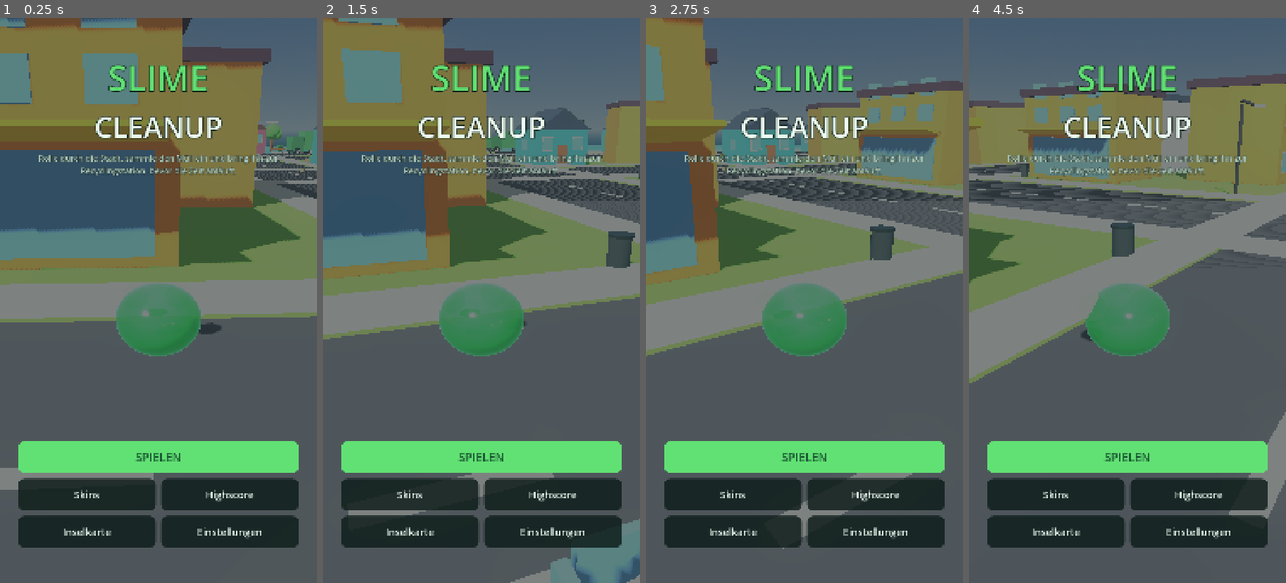
Above: before the commit, frames 1-4 (left to right).
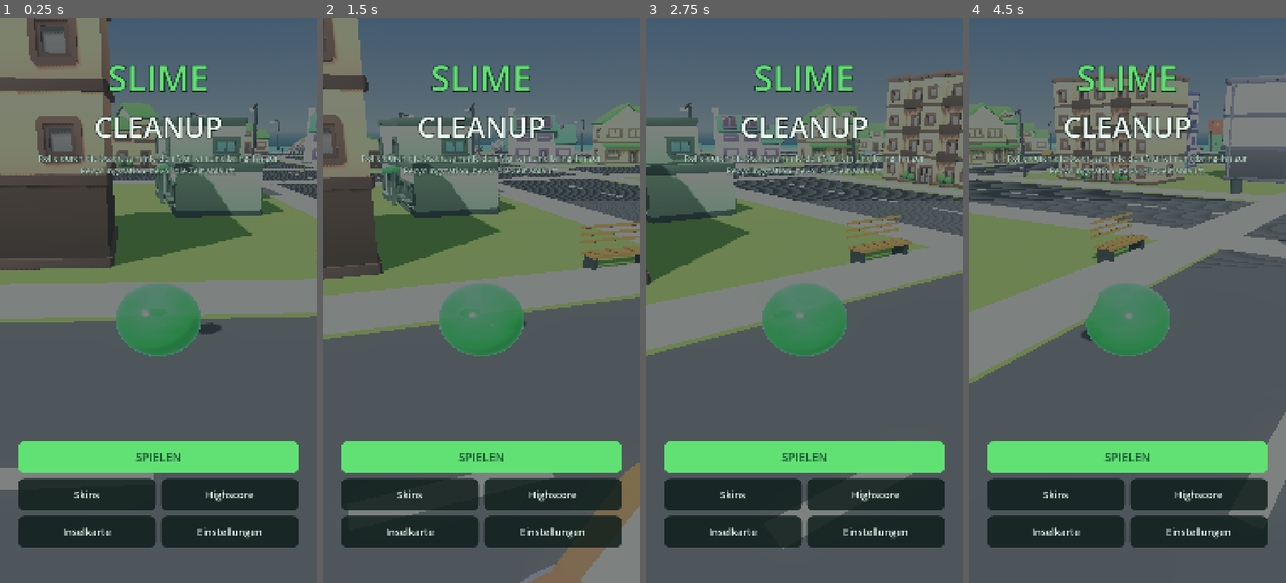
Above: after the commit, the same moments.

Repository: fabianwerle-bit/Game
Game: Godot game, scene res://scenes/game.tscn
Same seed, same stepped clock (60 frames per second), same inputs: the game is played once before the commit and once after it.
Inputs (mouse positions are in pixels of both pictures, inside the frame that each line leads up to):
- Up to frame 1 (0.25 s): no input
- Up to frame 2 (1.5 s): move the mouse to (551, 272) at 0.52 s; hold D (move_right) 0.53-1.25 s; click (551, 272) at 0.67 s; drag from (418, 328) to (465, 413) at 1.27 s
- Up to frame 3 (2.75 s): move the mouse to (836, 176) at 2.02 s; hold D (move_right) from 2.03 s (still down)
- Up to frame 4 (4.5 s): release D (move_right) at 2.75 s; drag from (1111, 413) to (1032, 215) at 2.77 s; move the mouse to (1222, 385) at 3.52 s; hold A (move_left) 3.53-4.25 s; drag from (1032, 215) to (1079, 159) at 4.27 s

The runs differ from the first frame. In frame 1, 32% of the frame differs, in the area x 0-100%, y 0-55%; in frame 2, 27%; in frame 3, 19%; in frame 4, 15%.

Commit message:
Build the town out of Kenney's CC0 kits instead of boxes
The buildings, trees, rocks and cars are now real artwork: Kenney's city,
suburban, nature and car kits, all CC0, fetched and recorded alongside the
rest of the assets. The hand-built versions stay as stand-ins for the props
no kit covers, and the placeholder report still says which is which.

Two things have to be done to the kits on the way in, and both are recorded
in AssetLibrary rather than baked into the files:

- Scale. The kits are modelled at one unit per module, not one per metre, so
  a shop arrives about ninety centimetres tall. SCALES says what a unit is
  worth per model.
- Colour. Every kit paints from one shared palette texture, and Godot drops
  it when it is embedded in a .glb, leaving whole streets plain white. The
  palettes ship alongside as .png and are reattached on load.

Buildings also wear a candy colour from the island's palette, multiplied over
the kit's own paint so its roof and window glass survive underneath. Without
it the kit's white-and-grey is a sober look for a toy town.

Two bugs this turned up:

- Measuring a prop only applied the mesh's own transform, ignoring every
  parent's. That gave an imported building its size in model units rather
  than metres, and a rigged figure the height of its own head. Bounds now
  accumulate the whole chain, and the prop tests measure through the same
  function so a test cannot pass on a size the game never sees.
- Forcing this project's flat shading (lambert, specular off, roughness 1)
  onto an imported material with no texture renders it solid black under the
  GL compatibility renderer the mobile builds use. Imported materials are now
  left alone apart from the palette and the wash.

Also here:
- Vehicles find their wheels under either naming, so Kenney's cars roll and
  steer like the hand-built ones.
- Pedestrians stand person-high again. The chibi rig was built at two thirds
  size and never scaled up, which the height check had been measuring wrong.
- The screenshot bot backs off and swings away when it stops making ground,
  instead of pushing at a shop front until the round ends.

Co-Authored-By: Claude Opus 5 <noreply@anthropic.com>
Claude-Session: https://claude.ai/code/session_018ZbN76akkS42VNFeHutQmc

Diff:
--- a/scripts/core/asset_library.gd
+++ b/scripts/core/asset_library.gd
@@ -8,9 +8,55 @@
 ## geometry and the name is recorded as a placeholder. Nothing here pretends a
 ## stand-in is finished art: `placeholder_report()` lists every one of them and
 ## the boot log prints the count, so what is still missing stays visible.
+##
+## The artwork is Kenney's CC0 city, suburban, car and nature kits. Two things
+## have to be done to it on the way in, and both are recorded here rather than
+## baked into the files:
+##
+##   Scale. The kits are modelled around one unit per module, not one unit per
+##   metre, so a shop arrives about ninety centimetres tall. `SCALES` says what
+##   one unit is worth for each model.
+##
+##   Colour. The kits paint everything from one shared palette texture. Godot
+##   drops it when it is embedded in a .glb, leaving every building plain
+##   white, so the palette is shipped alongside as a .png and reattached here.
 
 const MODEL_DIR := "res://assets/models"
+const TEXTURE_DIR := "res://assets/models/textures"
 const EXTENSIONS := [".glb", ".gltf", ".tscn", ".scn", ".res"]
+
+## Metres per model unit, per model. Anything not listed is used as authored.
+const SCALES := {
+	# Commercial kit: a shop about six metres across, a block three storeys up.
+	&"shop0": 5.2, &"shop1": 5.6, &"shop2": 4.4,
+	&"block0": 5.4, &"block1": 4.0,
+	&"warehouse0": 6.0, &"warehouse1": 6.0,
+	# Suburban kit.
+	&"house0": 5.6, &"house1": 5.6, &"house2": 5.2, &"house3": 5.4,
+	&"beach_hut0": 2.6, &"beach_hut1": 2.6,
+	&"planter": 3.0, &"fence": 4.0,
+	# Nature kit.
+	&"tree": 3.6, &"tree_small": 3.0, &"palm": 4.2,
+	&"bush": 2.6, &"rock": 2.8, &"flowers": 3.0,
+	# Car kit: a saloon a shade under four metres.
+	&"car": 1.5, &"van": 1.5, &"truck": 1.5, &"bin_lorry": 1.45,
+}
+
+## Which kit's palette a model is painted from. The material inside the .glb
+## is named "colormap"; when its texture is missing, this is what goes back on.
+const PALETTES := {
+	&"shop0": "colormap_city", &"shop1": "colormap_city", &"shop2": "colormap_city",
+	&"block0": "colormap_city", &"block1": "colormap_city",
+	&"warehouse0": "colormap_city", &"warehouse1": "colormap_city",
+	&"house0": "colormap_suburban", &"house1": "colormap_suburban",
+	&"house2": "colormap_suburban", &"house3": "colormap_suburban",
+	&"beach_hut0": "colormap_suburban", &"beach_hut1": "colormap_suburban",
+	&"planter": "colormap_suburban", &"fence": "colormap_suburban",
+	&"car": "colormap_cars", &"van": "colormap_cars",
+	&"truck": "colormap_cars", &"bin_lorry": "colormap_cars",
+}
+
+static var _palette_cache: Dictionary = {}
 
 static var _cache: Dictionary = {}
 static var _placeholders: Dictionary = {}
@@ -18,14 +64,91 @@
 
 
 ## Returns a fresh instance of `name`, ready to add to the scene.
-static func model(name: StringName) -> Node3D:
+##
+## `tint` washes the model towards one colour. The building kits are painted
+## almost entirely in white and grey, which is a sober look for an island
+## meant to read as a toy town, so the city gives each building one of the
+## palette's candy colours to wear.
+static func model(name: StringName, tint: Color = Color.WHITE) -> Node3D:
 	var packed := _packed(name)
 	if packed != null:
 		var node := packed.instantiate()
 		if node is Node3D:
-			return node
+			var node3d: Node3D = node
+			_scale_to_metres(node3d, name)
+			_dress(node3d, name, tint)
+			return node3d
 		node.queue_free()
 	return PropBuilder.build(name)
+
+
+## Wrap an imported model so one model unit becomes one metre.
+##
+## The scale goes on a holder rather than on the imported root, so the caller
+## still gets a plain Node3D it can position and rotate, and the footprint the
+## city measures comes out in metres like every other prop's.
+static func _scale_to_metres(node: Node3D, name: StringName) -> void:
+	if not SCALES.has(name):
+		return
+	var metres: float = SCALES[name]
+	node.scale = Vector3.ONE * metres
+
+
+## Put the kit's palette texture back on, and wash the model in `tint`.
+##
+## Both go on an override material rather than on the imported one, because
+## the imported material is shared by every copy of that model in the scene -
+## editing it in place would repaint the whole street the same colour.
+##
+## Nothing else about the imported material is touched. Forcing the flat
+## shading the rest of the island uses (lambert diffuse, specular off,
+## roughness 1) onto one of these renders it solid black under the GL
+## compatibility renderer the mobile builds use. The kits are already matte
+## enough that they sit happily beside the hand-built props.
+static func _dress(node: Node3D, name: StringName, tint: Color) -> void:
+	var texture := _palette(PALETTES[name]) if PALETTES.has(name) else null
+	var wash := not tint.is_equal_approx(Color.WHITE)
+	if texture == null and not wash:
+		return
+	for mesh: MeshInstance3D in _mesh_instances(node):
+		if mesh.mesh == null:
+			continue
+		for i: int in range(mesh.mesh.get_surface_count()):
+			var mat := mesh.mesh.surface_get_material(i)
+			if mat is not StandardMaterial3D:
+				continue
+			var standard: StandardMaterial3D = mat
+			var fixed: StandardMaterial3D = standard.duplicate()
+			if texture != null and fixed.albedo_texture == null:
+				fixed.albedo_texture = texture
+				# The palette is a grid of flat colour patches. Filtering
+				# across patch borders smears neighbours into every edge.
+				fixed.texture_filter = BaseMaterial3D.TEXTURE_FILTER_NEAREST
+			if wash:
+				# Multiplied, not replaced: the kit's own shading, roof
+				# colour and window glass survive underneath the wash.
+				fixed.albedo_color = fixed.albedo_color * tint
+			mesh.set_surface_override_material(i, fixed)
+
+
+static func _palette(key: String) -> Texture2D:
+	if _palette_cache.has(key):
+		return _palette_cache[key]
+	var path := "%s/%s.png" % [TEXTURE_DIR, key]
+	var texture: Texture2D = load(path) if ResourceLoader.exists(path) else null
+	if texture == null:
+		push_warning("missing kit palette %s" % path)
+	_palette_cache[key] = texture
+	return texture
+
+
+static func _mesh_instances(node: Node) -> Array:
+	var out: Array = []
+	if node is MeshInstance3D:
+		out.append(node)
+	for child: Node in node.get_children():
+		out.append_array(_mesh_instances(child))
+	return out
 
 
 static func _packed(name: StringName) -> PackedScene:
@@ -66,3 +189,4 @@
 	_cache.clear()
 	_placeholders.clear()
 	_real.clear()
+	_palette_cache.clear()
--- a/scripts/core/prop_builder.gd
+++ b/scripts/core/prop_builder.gd
@@ -854,8 +854,11 @@
 	var shoe := material(&"shoe", Color(0.18, 0.16, 0.15), 0.8)
 	var eye := material(&"pedeye", Color(0.09, 0.09, 0.12), 0.3)
 
+	# Built at about two thirds life size, then scaled to it. Working in these
+	# numbers keeps the chibi proportions readable while the finished figure
+	# still stands as tall as a person beside a car or a doorway.
 	# A little variety in build so a crowd is not one silhouette repeated.
-	root.scale = Vector3.ONE * (0.92 + 0.20 * float(t % 5) / 4.0)
+	root.scale = Vector3.ONE * 1.66 * (0.95 + 0.12 * float(t % 5) / 4.0)
 
 	var hips := Node3D.new()
 	hips.name = "Hips"
--- a/scripts/gameplay/vehicle.gd
+++ b/scripts/gameplay/vehicle.gd
@@ -84,17 +84,7 @@
 
 	_model = AssetLibrary.model(kind)
 	add_child(_model)
-	for name: String in ["FrontLeft", "FrontRight"]:
-		var hub := _model.find_child(name, true, false) as Node3D
-		if hub != null:
-			_steer_hubs.append(hub)
-	for name: String in ["FrontLeft", "FrontRight", "RearLeft", "RearRight"]:
-		var hub := _model.find_child(name, true, false)
-		if hub == null:
-			continue
-		var spin := hub.find_child("Spin", true, false) as Node3D
-		if spin != null:
-			_wheels.append(spin)
+	_rig_wheels()
 	for light in _find_all(_model, "BrakeLight"):
 		var mi := light as MeshInstance3D
 		if mi != null and mi.material_override is StandardMaterial3D:
@@ -268,3 +258,33 @@
 	if _claimed_junction >= 0 and roads != null:
 		roads.release_junction(_claimed_junction, id)
 		_claimed_junction = -1
+## Find the wheels, whichever naming the model uses.
+##
+## The hand-built cars hang a "Spin" node inside a named hub, so steering and
+## rolling are separate rotations. Kenney's car kit has no hubs at all: the
+## wheels are plain meshes called wheel-front-left and so on. Supporting both
+## keeps the wheels turning whether a vehicle is a real model or a stand-in.
+func _rig_wheels() -> void:
+	for side: String in ["FrontLeft", "FrontRight"]:
+		var hub := _model.find_child(side, true, false) as Node3D
+		if hub != null:
+			_steer_hubs.append(hub)
+	for side: String in ["FrontLeft", "FrontRight", "RearLeft", "RearRight"]:
+		var hub := _model.find_child(side, true, false)
+		if hub == null:
+			continue
+		var spin := hub.find_child("Spin", true, false) as Node3D
+		if spin != null:
+			_wheels.append(spin)
+	if not _wheels.is_empty():
+		return
+
+	for side: String in ["wheel-front-left", "wheel-front-right"]:
+		var wheel := _model.find_child(side, true, false) as Node3D
+		if wheel != null:
+			_steer_hubs.append(wheel)
+	for side: String in ["wheel-front-left", "wheel-front-right",
+			"wheel-back-left", "wheel-back-right"]:
+		var wheel := _model.find_child(side, true, false) as Node3D
+		if wheel != null:
+			_wheels.append(wheel)
--- a/scripts/world/city_builder.gd
+++ b/scripts/world/city_builder.gd
@@ -164,22 +164,41 @@
 	node.add_child(body)
 
 
+## The space a prop occupies, in its own root's coordinates.
+##
+## Every transform between the root and a mesh is accumulated, not just the
+## mesh's own. Imported models carry their metres-per-unit scale on the root
+## and hang their geometry several nodes down, and a rigged figure is a chain
+## of joints; measuring only the leaf gave a building its size in model units
+## and a person the height of their own head.
 static func _local_bounds(node: Node) -> AABB:
 	var box := AABB()
 	var first := true
-	for mesh: MeshInstance3D in _meshes(node):
+	for entry: Array in _meshes_with_transform(node, Transform3D.IDENTITY):
+		var mesh: MeshInstance3D = entry[0]
+		var at: Transform3D = entry[1]
 		if mesh.mesh == null:
 			continue
-		var local := mesh.mesh.get_aabb()
-		local.position *= mesh.scale
-		local.size *= mesh.scale
-		local.position += mesh.position
+		var local := at * mesh.mesh.get_aabb()
 		if first:
 			box = local
 			first = false
 		else:
 			box = box.merge(local)
 	return box
+
+
+## Every mesh under `node`, each with the transform that places it there.
+static func _meshes_with_transform(node: Node, at: Transform3D) -> Array:
+	var here := at
+	if node is Node3D:
+		here = at * (node as Node3D).transform
+	var out: Array = []
+	if node is MeshInstance3D:
+		out.append([node, here])
+	for child: Node in node.get_children():
+		out.append_array(_meshes_with_transform(child, here))
+	return out
 
 
 ## A building's walls on the ground, as (width, depth).
@@ -265,6 +284,13 @@
 ## the town centre's shops and apartment blocks - a parade of shopfronts facing
 ## open fields. It gets outskirts housing instead, with the occasional corner
 ## shop.
+## One of the palette's candy colours, softened so the kit's own shading and
+## roof still show through the wash.
+func _wall_tint() -> Color:
+	var candy := Palette.WALLS[_rng.randi_range(0, Palette.WALLS.size() - 1)]
+	return Color.WHITE.lerp(candy, 0.62)
+
+
 func _building_names(district: StringName) -> Array[StringName]:
 	match district:
 		IslandLayout.CENTRE:
@@ -324,7 +350,9 @@
 					continue
 
 				var name: StringName = names[_rng.randi_range(0, names.size() - 1)]
-				var node := AssetLibrary.model(name)
+				# Every building on a street wears a different colour, and the
+				# same plot always gets the same one for a given seed.
+				var node := AssetLibrary.model(name, _wall_tint())
 				var foot := _footprint(node)
 				var setback := kerb + FRONT_MARGIN + foot.y * 0.5
 				# Face the road: the model's front is +Z.
--- a/tests/smoke_run.gd
+++ b/tests/smoke_run.gd
@@ -272,6 +272,7 @@
 	print("  distance covered:  %.1fm" % _travelled)
 	print("  on the ground:     %.0f%%" % (float(_floor_frames) / float(maxi(_moving_frames, 1)) * 100.0))
 	print("  nodes in tree:     %d" % _peak_nodes)
+	print("  real models:       %d" % AssetLibrary.real_report().size())
 	print("  placeholder props: %d" % AssetLibrary.placeholder_report().size())
 	print("  texture sets:      %d of %d present"
 			% [MaterialLibrary.SLOTS.size() - MaterialLibrary.missing_slots().size(),
--- a/tests/test_props.gd
+++ b/tests/test_props.gd
@@ -90,23 +90,10 @@
 	t.check(true, "every litter kind is correctly proportioned and grounded")
 
 
+## Measured the same way the city measures a prop, so a test cannot pass on a
+## size the game never sees.
 static func _bounds(node: Node) -> AABB:
-	var box := AABB()
-	var first := true
-	for child in _all_meshes(node):
-		var mi: MeshInstance3D = child
-		if mi.mesh == null:
-			continue
-		var local := mi.mesh.get_aabb()
-		local.position *= mi.scale
-		local.size *= mi.scale
-		local.position += mi.position
-		if first:
-			box = local
-			first = false
-		else:
-			box = box.merge(local)
-	return box
+	return CityBuilder._local_bounds(node)
 
 
 static func _all_meshes(node: Node) -> Array:
@@ -196,14 +183,25 @@
 static func _test_placeholder_reporting(t: TestSupport) -> void:
 	t.suite("placeholder honesty")
 	AssetLibrary.reset()
-	# With no artwork present every prop must be reported as a stand-in rather
-	# than quietly passing as finished art.
-	var node := AssetLibrary.model(&"house0")
-	node.free()
-	t.check(AssetLibrary.placeholder_report().has(&"house0"),
+
+	# A prop with no artwork must be reported as a stand-in rather than
+	# quietly passing as finished art. The bench is still hand-built.
+	var stand_in := AssetLibrary.model(&"bench")
+	stand_in.free()
+	t.check(AssetLibrary.placeholder_report().has(&"bench"),
 			"a prop without artwork is reported as a placeholder")
-	t.check(not AssetLibrary.has_real_model(&"house0"),
+	t.check(not AssetLibrary.has_real_model(&"bench"),
 			"and is not claimed to be a real model")
+
+	# And the other way round: a prop that does have artwork must not be
+	# counted among the stand-ins, or the report stops meaning anything.
+	var real := AssetLibrary.model(&"house0")
+	real.free()
+	t.check(AssetLibrary.has_real_model(&"house0"),
+			"a prop with artwork is reported as a real model")
+	t.check(not AssetLibrary.placeholder_report().has(&"house0"),
+			"and is not counted as a placeholder")
+
 	AssetLibrary.reset()
 	PropBuilder.reset_materials()
 	PropBuilder.reset_variants()
--- a/tools/screenshot.gd
+++ b/tools/screenshot.gd
@@ -35,6 +35,10 @@
 var _taken: Array[String] = []
 var _overview_done := false
 var _view_frame: int = 0
+var _last_at: Vector3 = Vector3.ZERO
+var _stuck: int = 0
+var _veer: float = 0.0
+var _rng := RandomNumberGenerator.new()
 
 
 func _init() -> void:
@@ -73,6 +77,23 @@
 				have = true
 	if not have:
 		return
+
+	# Nose to a shop front and the bot will push at it until the round ends,
+	# and every shot comes out a close-up of a wall. Give up on the target
+	# and swing away when it has not made ground for a while.
+	var here := slime.global_position
+	if here.distance_to(_last_at) > 0.6:
+		_last_at = here
+		_stuck = 0
+	else:
+		_stuck += 1
+	if _stuck > 30:
+		_veer = _rng.randf_range(1.6, 2.6) * (1.0 if _rng.randf() < 0.5 else -1.0)
+		_stuck = 0
+	if absf(_veer) > 0.01:
+		var away := slime.global_position - target
+		target = slime.global_position + away.normalized().rotated(Vector3.UP, _veer) * 10.0
+		_veer = move_toward(_veer, 0.0, 0.06)
 
 	if _frames % 14 == 0:
 		_release()
Binary file added: assets/models/beach_hut0.glb
Not shown, added: assets/models/beach_hut0.glb.import
Binary file added: assets/models/beach_hut1.glb
Not shown, added: assets/models/beach_hut1.glb.import
Binary file added: assets/models/bin_lorry.glb
Not shown, added: assets/models/bin_lorry.glb.import
Binary file added: assets/models/block0.glb
Not shown, added: assets/models/block0.glb.import
Binary file added: assets/models/block1.glb
Not shown, added: assets/models/block1.glb.import
Binary file added: assets/models/bush.glb
Not shown, added: assets/models/bush.glb.import
(and 46 more such lines)
